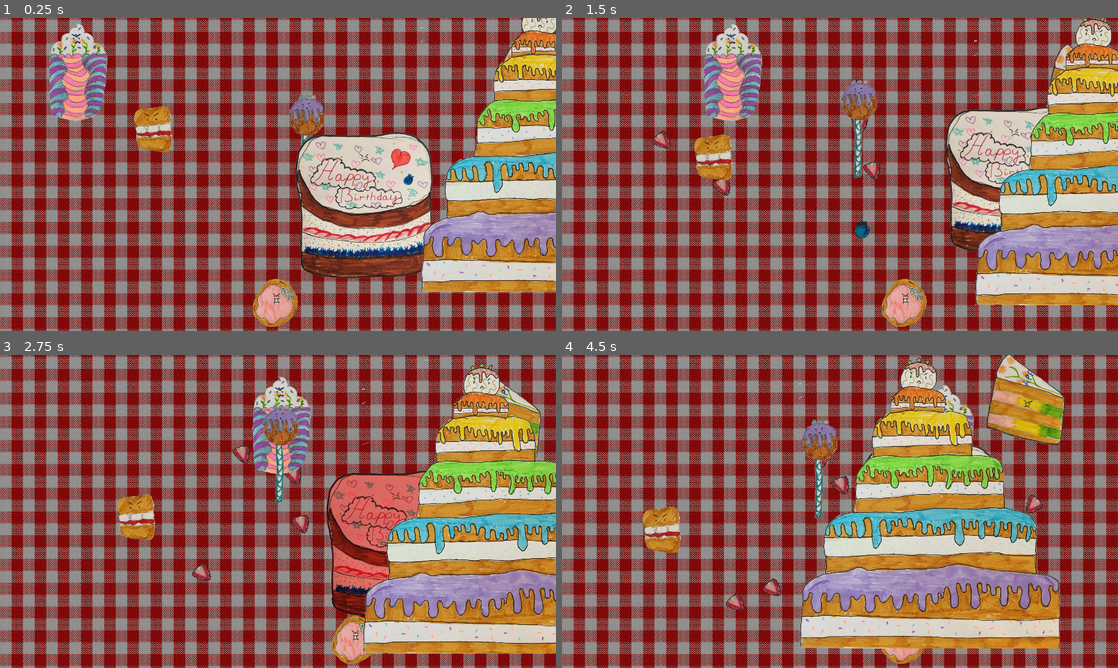
Above: before the commit, frames 1-4 (two rows, left to right).
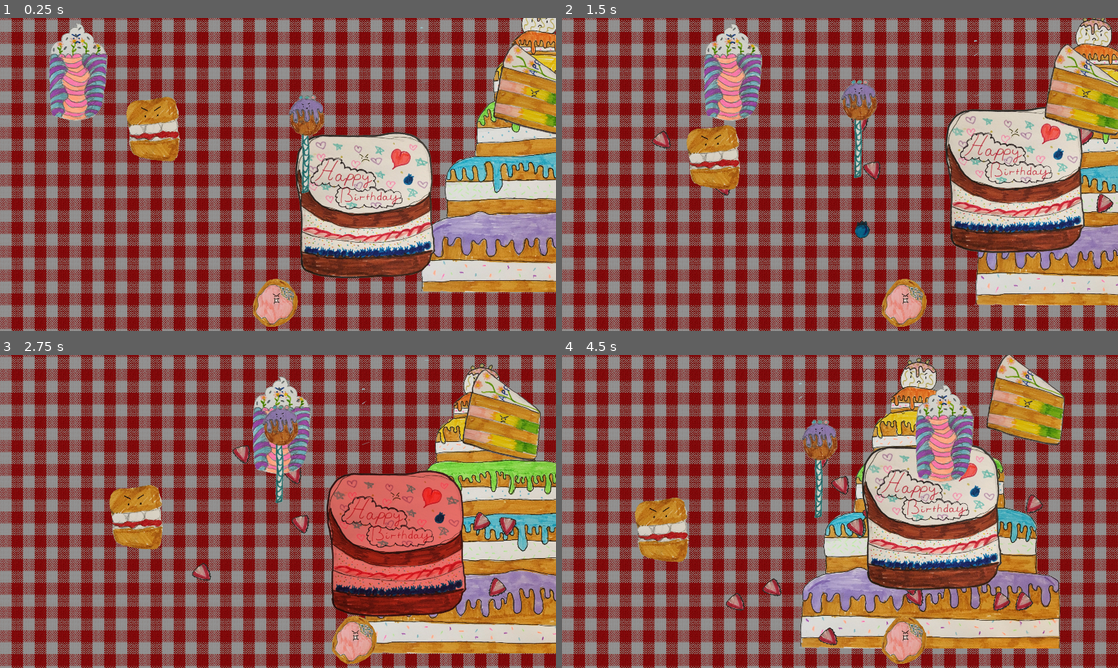
Above: after the commit, the same moments.

Repository: sdt/cake-invaders
Game: Godot game, scene res://Game.tscn
Same seed, same stepped clock (60 frames per second), same inputs: the game is played once before the commit and once after it.
Inputs:
- Up to frame 1 (0.25 s): no input
- Up to frame 2 (1.5 s): hold Right 0.53-1.28 s; tap Space at 0.77 s; hold Left from 1.28 s (still down)
- Up to frame 3 (2.75 s): tap Space at 1.52 s; release Left at 2.03 s; hold Right from 2.03 s (still down)
- Up to frame 4 (4.5 s): tap Space at 3.02, 3.77 s; release Right at 3.53 s; hold Left from 3.53 s (still down)

The runs differ from the first frame. In frame 1, 3.8% of the frame differs, in the area x 22-100%, y 8-81%; in frame 2, 8.6%; in frame 3, 9.5%; in frame 4, 13%, in the area x 13-85%, y 11-94%.

Commit message:
Scaling and z-layering

Diff:
--- a/Game.tscn
+++ b/Game.tscn
@@ -57,6 +57,7 @@
 
 [node name="SpicedScone" parent="Level" instance=ExtResource( 8 )]
 position = Vector2( 332.174, 403.655 )
+scale = Vector2( 0.7, 0.7 )
 
 [node name="EnemyBehaviourSinus" type="Node2D" parent="Level/SpicedScone"]
 script = ExtResource( 6 )
@@ -74,6 +75,7 @@
 
 [node name="BigCake" parent="Level" instance=ExtResource( 10 )]
 position = Vector2( 1371.68, 611.088 )
+z_index = -1
 
 [node name="EnemyBehaviourSinus" type="Node2D" parent="Level/BigCake"]
 script = ExtResource( 6 )
@@ -83,6 +85,7 @@
 
 [node name="DeathCake" parent="Level" instance=ExtResource( 11 )]
 position = Vector2( 960, 472.799 )
+z_index = -2
 
 [node name="EnemyBehaviourSinus" type="Node2D" parent="Level/DeathCake"]
 script = ExtResource( 6 )
